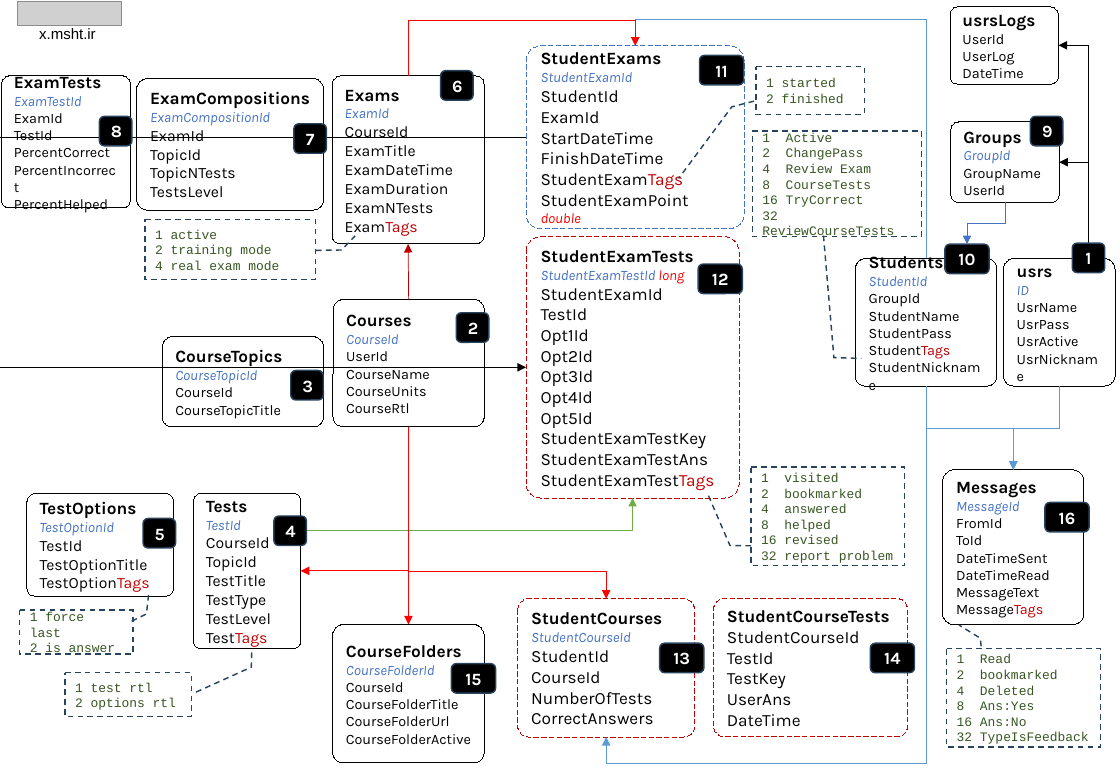
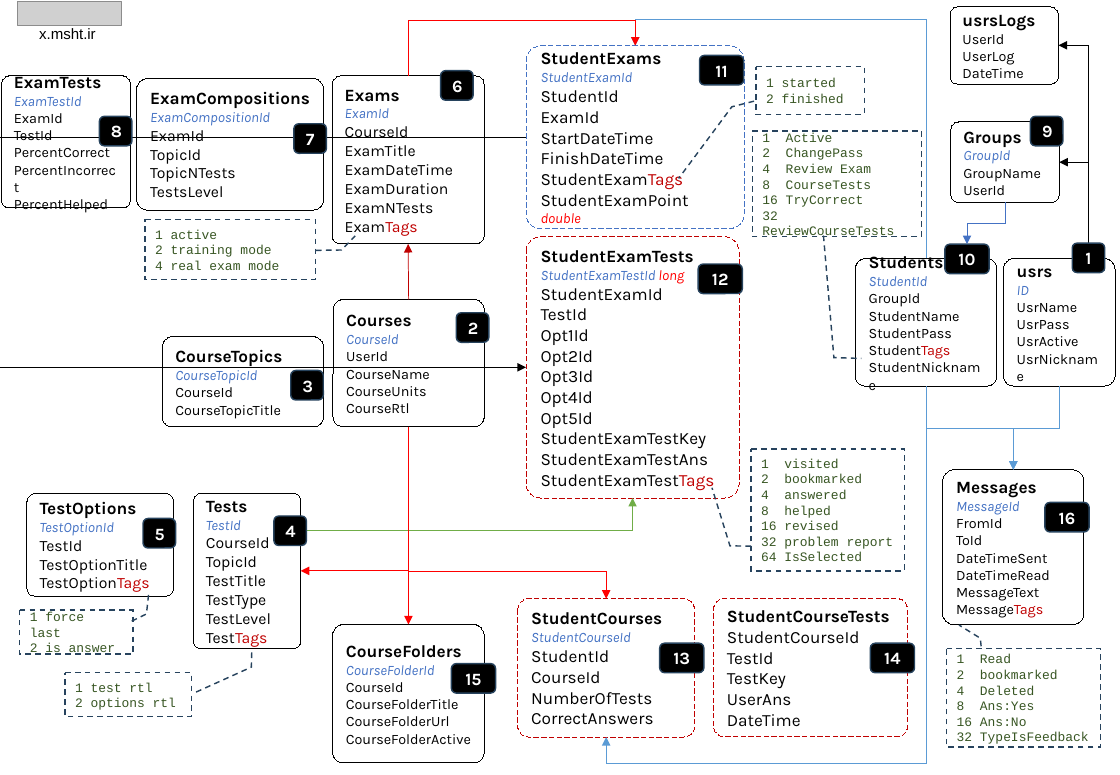
Before and after one commit to msht-ir/Examiner_blazorWebApp, a slide deck: slide 1 of ExaminerB/.appCatalog/ExaminerB notes 1404.pptx. Drawn at 1120x775 pixels with LibreOffice and Linux fonts; fonts in the diff are those of the drawing; grey boxes stand for pictures. Boxes give left, top, right and bottom in pixels: in the first picture for what was removed or moved away, otherwise in the second. Text is boxed around its words. In the diff, an @@ line names an element or a change of style, - is before the commit and + after.

Commit message:
- paginate tests  in T_ReportTests - select tests in T_ReportTests - collect selected tests Ids

```diff
--- a/ExaminerB/.appCatalog/ExaminerB notes 1404.pptx
+++ b/ExaminerB/.appCatalog/ExaminerB notes 1404.pptx
@@ border callout "1 visited": place and size @@
-border callout "1 visited" at (751,467,905,567)
+border callout "1 visited" at (751,450,905,572)
@@ border callout "1 visited" at (751,450,905,572): proportions changed @@
@@ text in border callout at (761,536,894,561): text changed @@
-32 report problem
+32 problem report
+64 IsSelected
```
Also in this commit, not shown: 20 other files.
